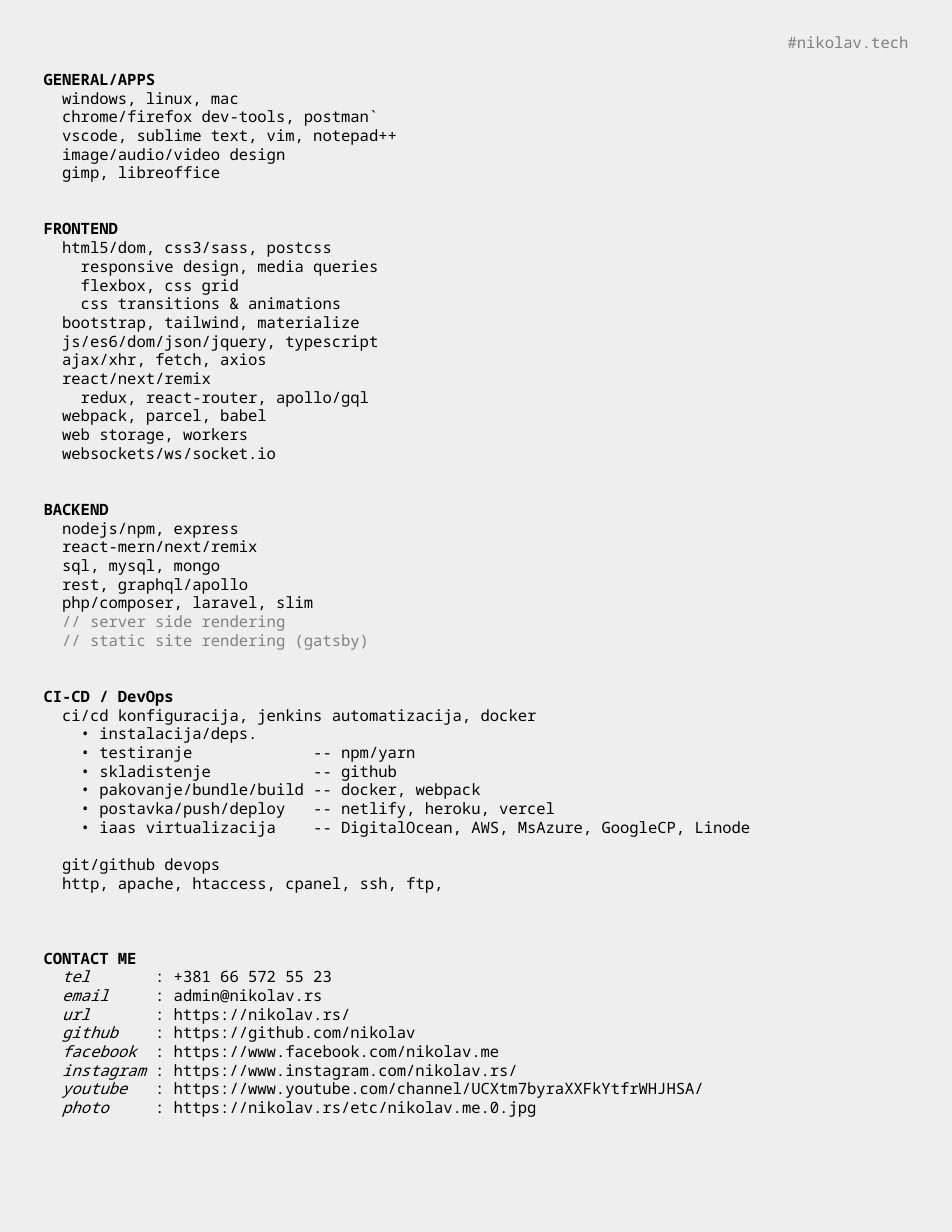
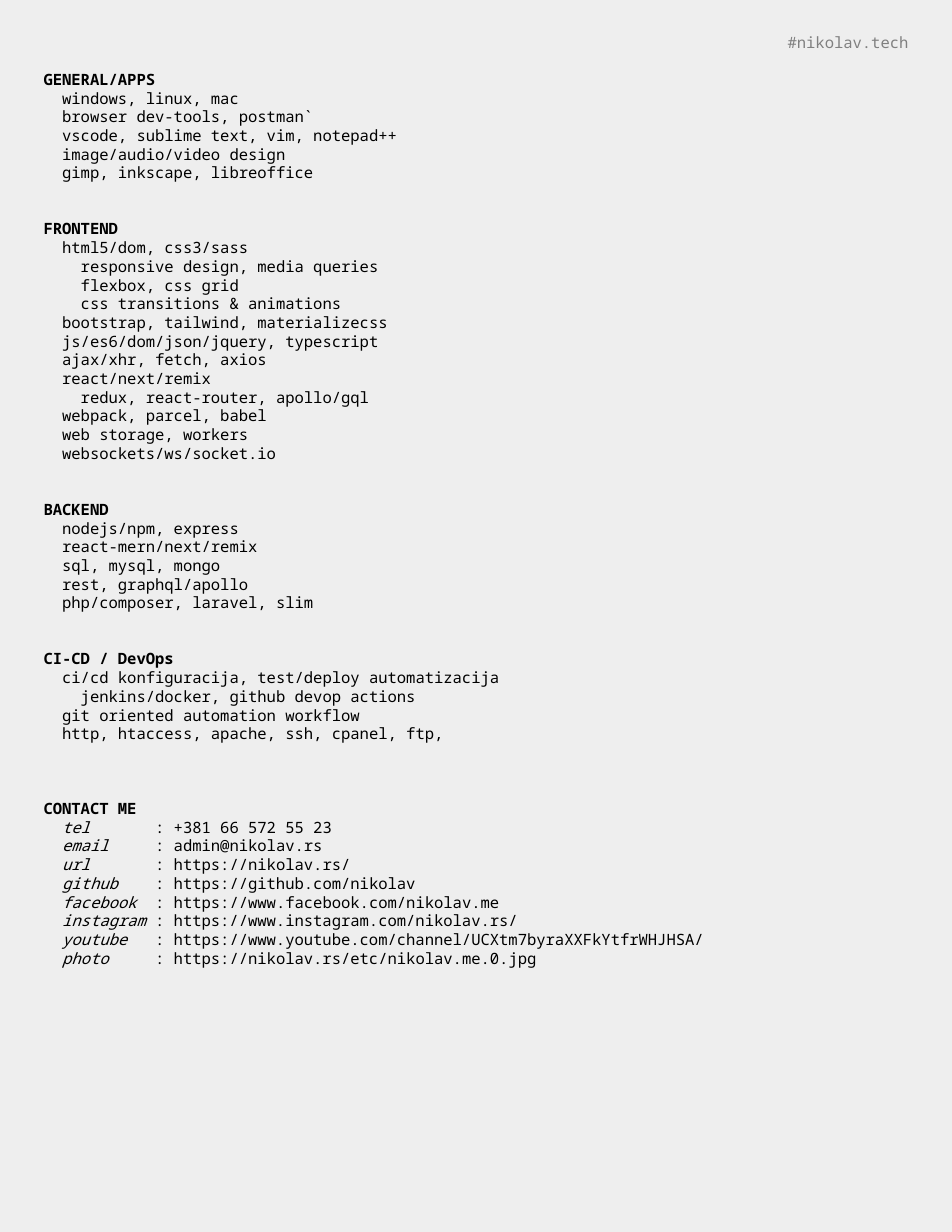
Before and after one commit to nikolav/nikolav.rs, a slide deck: slide 1 of etc/nikolav-tech.odp. Drawn at 952x1232 pixels with LibreOffice and Linux fonts; fonts in the diff are those of the drawing. Boxes give left, top, right and bottom in pixels: in the first picture for what was removed or moved away, otherwise in the second. Text is boxed around its words. In the diff, an @@ line names an element or a change of style, - is before the commit and + after.

```diff
--- a/etc/nikolav-tech.odp
+++ b/etc/nikolav-tech.odp
@@ text at (62, 110, 313, 126): text changed @@
-chrome/firefox dev-tools, postman`
+browser dev-tools, postman`
@@ text at (62, 166, 313, 182): text changed @@
-gimp, libreoffice
+gimp, inkscape, libreoffice
@@ text at (62, 241, 248, 255): text changed @@
-html5/dom, css3/sass, postcss
+html5/dom, css3/sass
@@ text at (62, 316, 387, 332): text changed @@
-bootstrap, tailwind, materialize
+bootstrap, tailwind, materializecss
@@ text at (90, 615, 369, 650): paragraphs removed @@
-// server side rendering
-// static site rendering (gatsby)
@@ text at (62, 671, 499, 743): text changed @@
-ci/cd konfiguracija, jenkins automatizacija, docker
-• instalacija/deps.
-• testiranje -- npm/yarn
-• skladistenje -- github
-• pakovanje/bundle/build -- docker, webpack
-• postavka/push/deploy -- netlify, heroku, vercel
-• iaas virtualizacija -- DigitalOcean, AWS, MsAzure, GoogleCP, Linode
-git/github devops
-http, apache, htaccess, cpanel, ssh, ftp,
+ci/cd konfiguracija, test/deploy automatizacija
+jenkins/docker, github devop actions
+git oriented automation workflow
+http, htaccess, apache, ssh, cpanel, ftp,
```
Also in this commit, not shown: 5 other files.
